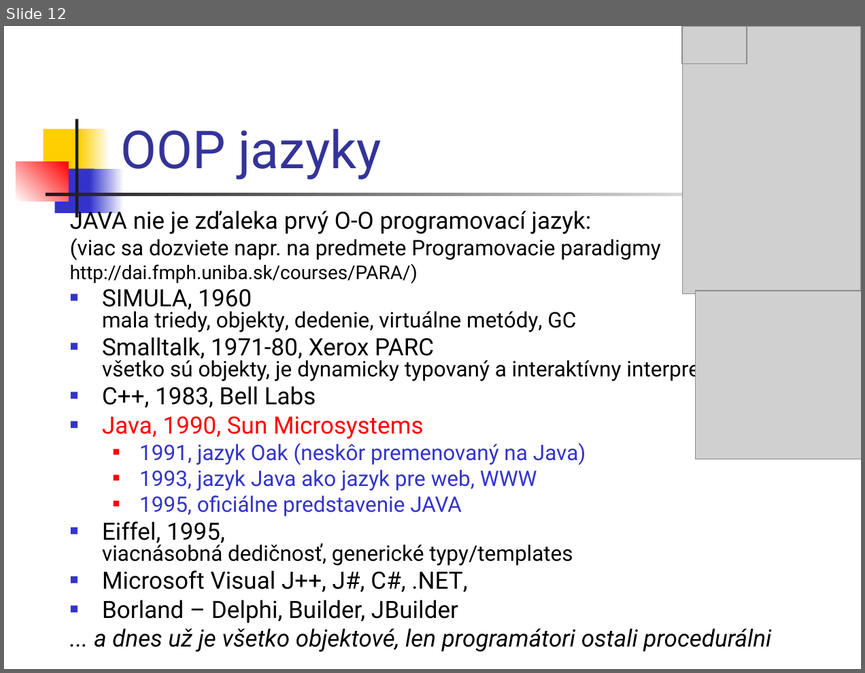
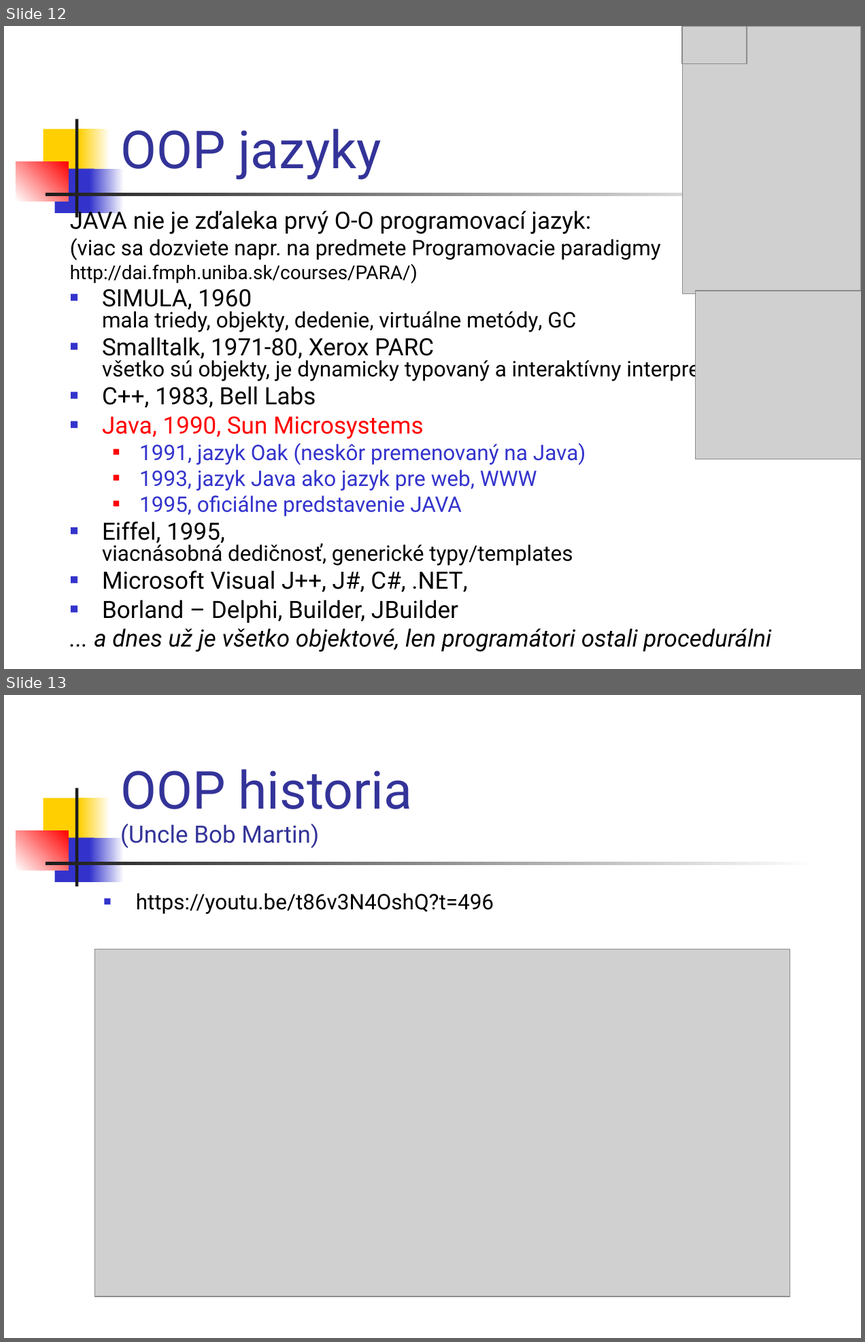
Before and after one commit to Programovanie4/Prednasky, a slide deck: 01/01_java.ppt. Shown one above the other, each under a label of ours: slide 12 before the commit, slides 12 and 13 after it. The pictures are 865x673 and 865x1342 pixels, drawn with LibreOffice and Linux fonts; fonts in the diff are those of the drawing; grey boxes stand for pictures. Boxes give left, top, right and bottom in pixels: in the first picture for what was removed or moved away, otherwise in the second. Text is boxed around its words. In the diff, an @@ line names an element or a change of style, - is before the commit and + after.

```diff
--- a/01/01_java.ppt
+++ b/01/01_java.ppt
@@ slide 13 added at [4, 695, 861, 1338], background #FFFFFF; not listed: 7 template elements that a slide beside it also shows @@
@@ title added at [120, 769, 413, 848], 20 pt, text #333399 @@
+OOP historia
+(Uncle Bob Martin)
@@ text added at [136, 893, 494, 914], 18 pt, text #000000 @@
+■ https://youtu.be/t86v3N4OshQ?t=496
@@ picture added at [95, 949, 789, 1297] @@
```
Also in this commit, not shown: 5 slides changed, 1 other file.
